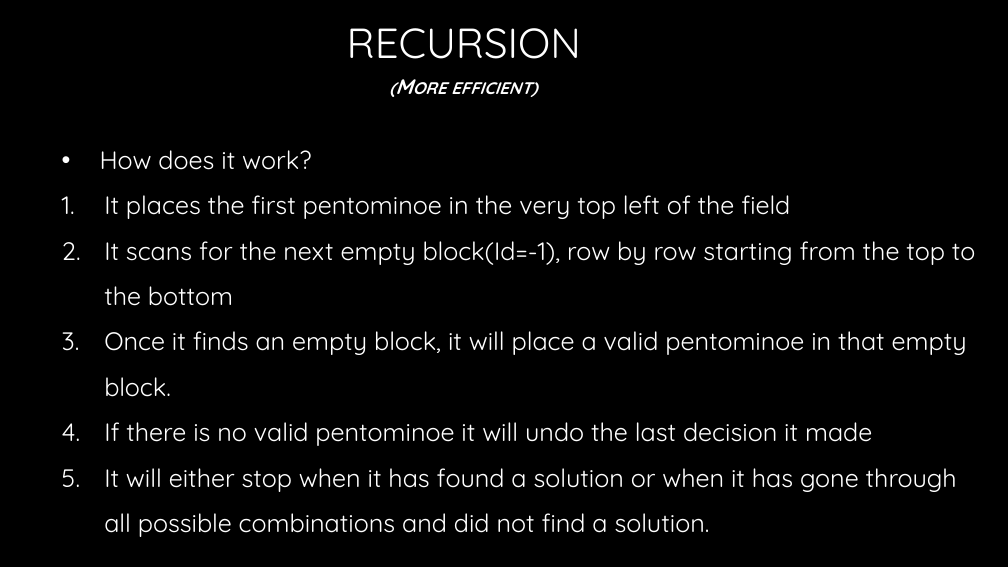
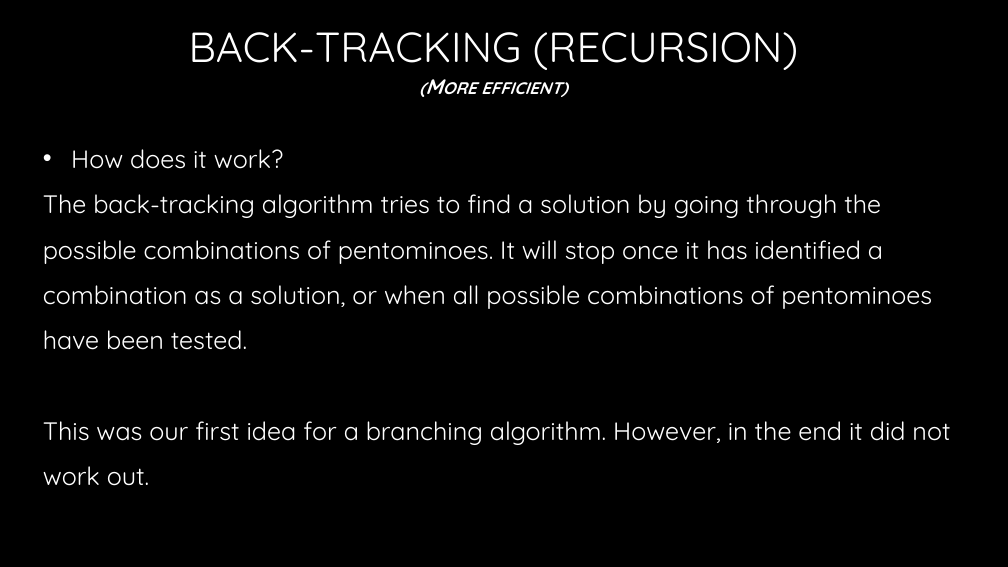
Before and after one commit to Hookz/pentominoes, a slide deck: slide 6 of Pentominoes.pptx. Drawn at 1008x567 pixels with LibreOffice and Linux fonts; fonts in the diff are those of the drawing; background and template pictures are left out. Boxes give left, top, right and bottom in pixels: in the first picture for what was removed or moved away, otherwise in the second. Text is boxed around its words. In the diff, an @@ line names an element or a change of style, - is before the commit and + after.

```diff
--- a/Pentominoes.pptx
+++ b/Pentominoes.pptx
@@ text "(More efficient)": place and size @@
-text "(More efficient)" at <box>451,82,537,97</box>
+text "(More efficient)" at <box>481,82,567,97</box>
@@ title at <box>189,32,799,70</box>: text changed @@
-RECURSION
+BACK-TRACKING (RECURSION)
@@ text "How does it work?": place and size @@
-text "How does it work?" at <box>100,150,975,537</box>
+text "How does it work?" at <box>43,149,950,486</box>
@@ text at <box>71,149,283,169</box>: indent changed @@
@@ text at <box>43,194,950,486</box>: text changed @@
-1. It places the first pentominoe in the very top left of the field
-2. It scans for the next empty block(Id=-1), row by row starting from the top to the bottom
-3. Once it finds an empty block, it will place a valid pentominoe in that empty block.
-4. If there is no valid pentominoe it will undo the last decision it made
-5. It will either stop when it has found a solution or when it has gone through all possible combinations and did not find a solution.
+The back-tracking algorithm tries to find a solution by going through the possible combinations of pentominoes. It will stop once it has identified a combination as a solution, or when all possible combinations of pentominoes have been tested.
+This was our first idea for a branching algorithm. However, in the end it did not work out.
```
Also in this commit, not shown: 4 other slides changed, 12 slides added, 3 slides removed.
